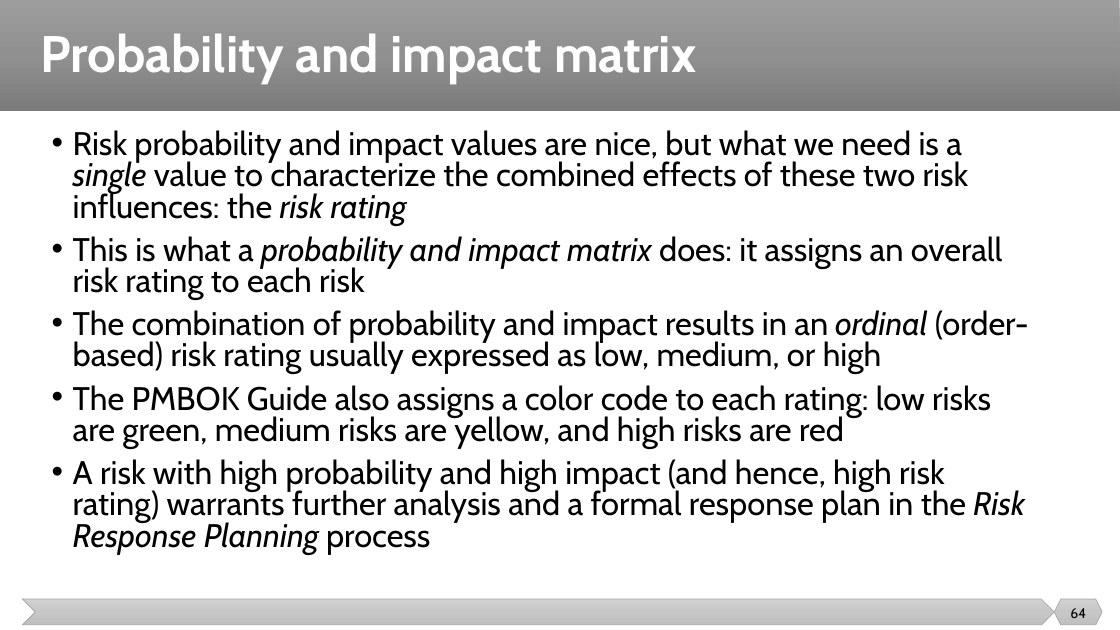
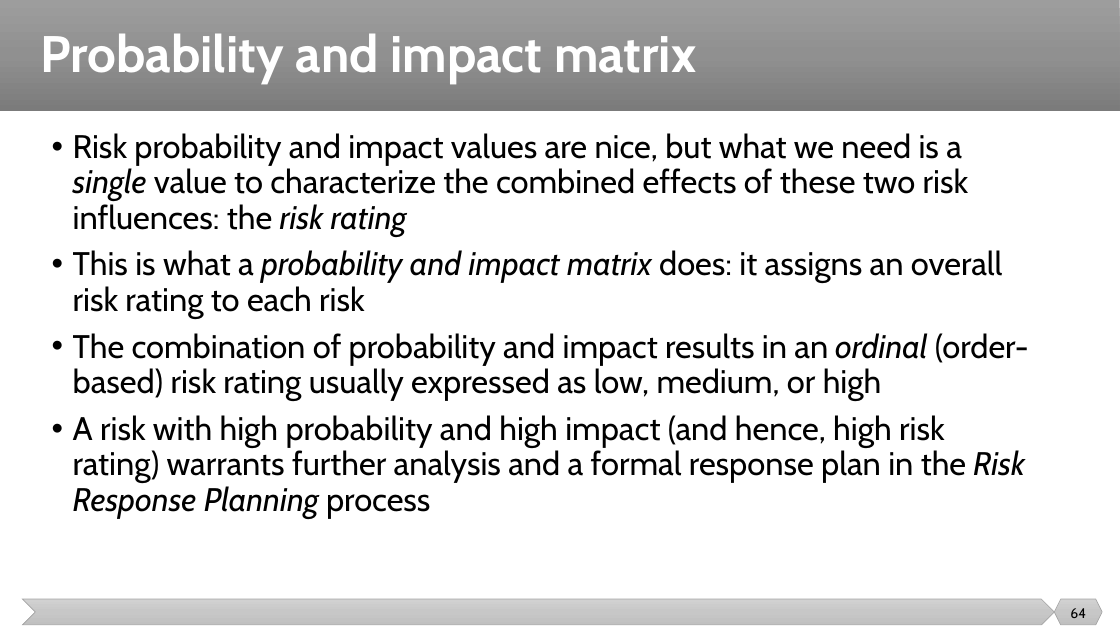
Before and after one commit to malenezi/malenezi, a slide deck: slide 64 of SE423/Lectures/5-Risk Management/Risk Management.pptx. Drawn at 1120x630 pixels with LibreOffice and Linux fonts; fonts in the diff are those of the drawing. Boxes give left, top, right and bottom in pixels: in the first picture for what was removed or moved away, otherwise in the second. Text is boxed around its words. In the diff, an @@ line names an element or a change of style, - is before the commit and + after.

```diff
--- a/SE423/Lectures/5-Risk Management/Risk Management.pptx
+++ b/SE423/Lectures/5-Risk Management/Risk Management.pptx
@@ text "Risk probability and impact values ..." at [73, 133, 1029, 519]: line spacing 0.8 to 0.9 @@
@@ text at [73, 385, 991, 449]: paragraph removed @@
-• The PMBOK Guide also assigns a color code to each rating: low risks are green, medium risks are yellow, and high risks are red
```
Also in this commit, not shown: 12 other slides changed, 1 slide removed, 1 other file.
